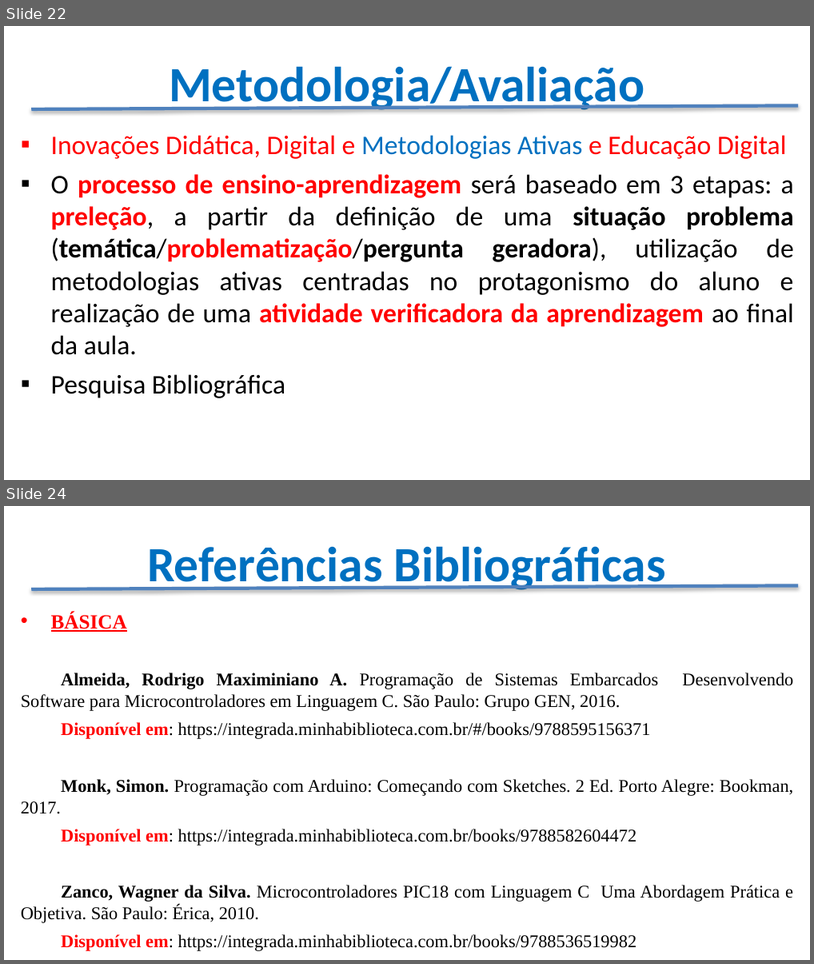
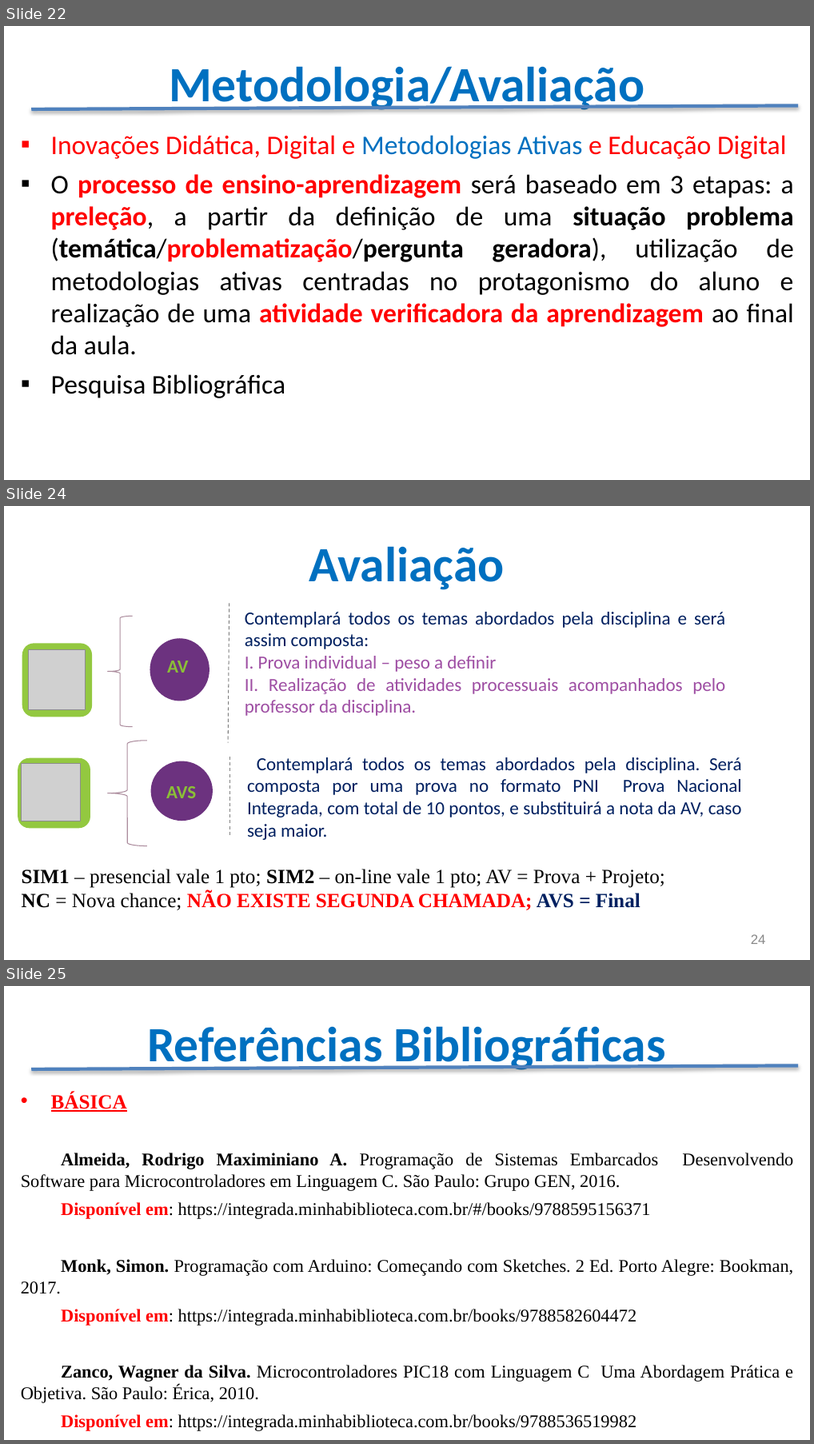
Before and after one commit to CloudEducationBrazil/WydenArea1ProgramacaoMicrocontroladores, a slide deck: Apresentação - Programação Microcontroladores.pptx. Shown one above the other, each under a label of ours: slides 22 and 24 before the commit, slides 22, 24 and 25 after it; the slides between them are not shown. The pictures are 814x964 and 814x1444 pixels, drawn with LibreOffice and Linux fonts; fonts in the diff are those of the drawing; grey boxes stand for pictures; background and template pictures are left out. Boxes give left, top, right and bottom in pixels: in the first picture for what was removed or moved away, otherwise in the second. Text is boxed around its words. In the diff, an @@ line names an element or a change of style, - is before the commit and + after.

```diff
--- a/Apresentação - Programação Microcontroladores.pptx
+++ b/Apresentação - Programação Microcontroladores.pptx
@@ slide 24 added at [4,506,810,960], background picture (left out) @@
@@ title added at [310,546,505,590], 44 pt, text #0070C0, bold @@
+Avaliação
@@ group added at [22,603,726,742]: 2 texts, 1 line, 1 ellipse, 1 left brace, 1 rounded rectangle, 1 picture @@
+Contemplará todos os temas abordados pela disciplina e será assim composta:
+I. Prova individual – peso a definir
+II. Realização de atividades processuais acompanhados pelo professor da disciplina.
+AV
@@ group added at [18,740,742,845]: 2 texts, 1 line, 1 left brace, 1 rounded rectangle, 1 picture, 1 ellipse @@
+Contemplará todos os temas abordados pela disciplina. Será composta por uma prova no formato PNI Prova Nacional Integrada, com total de 10 pontos, e substituirá a nota da AV, caso seja maior.
+AVS
@@ text added at [22,868,666,910], 18 pt, text #000000 @@
+SIM1 – presencial vale 1 pto; SIM2 – on-line vale 1 pto; AV = Prova + Projeto;
+NC = Nova chance; NÃO EXISTE SEGUNDA CHAMADA; AVS = Final
@@ page number added at [751,934,766,944], 12 pt, text #888888 @@
+24
@@ what was slide 24 is now slide 25 @@
```
Also in this commit, not shown: 1 slide changed, 1 other slide added, 1 slide removed, 1 other file.
